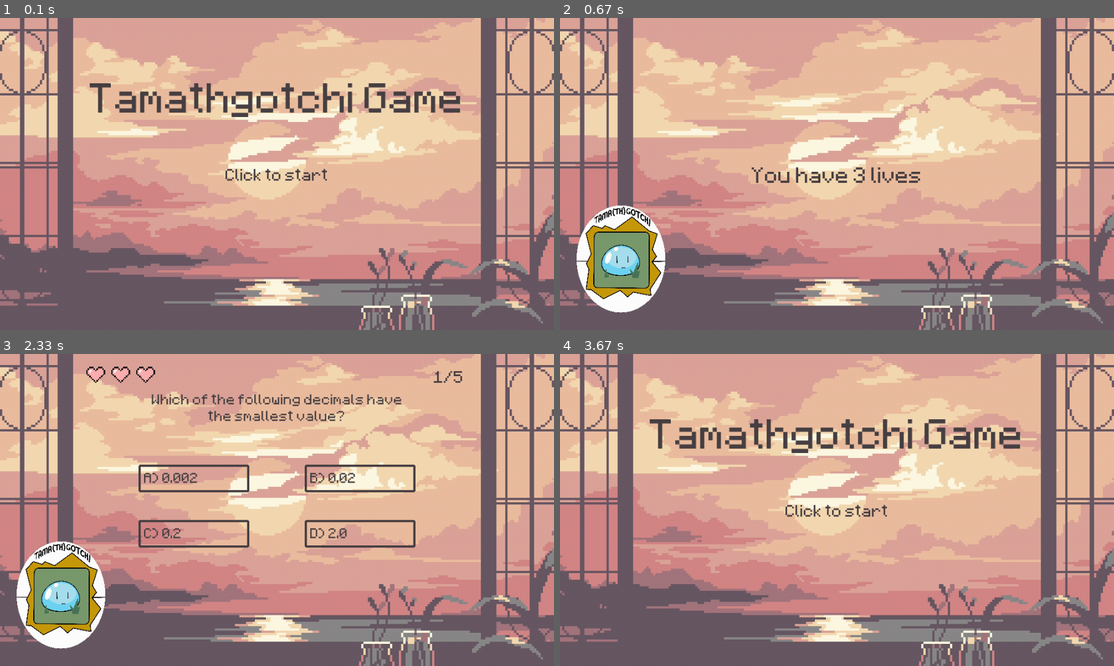
Above: before the commit, frames 1-4 (two rows, left to right).
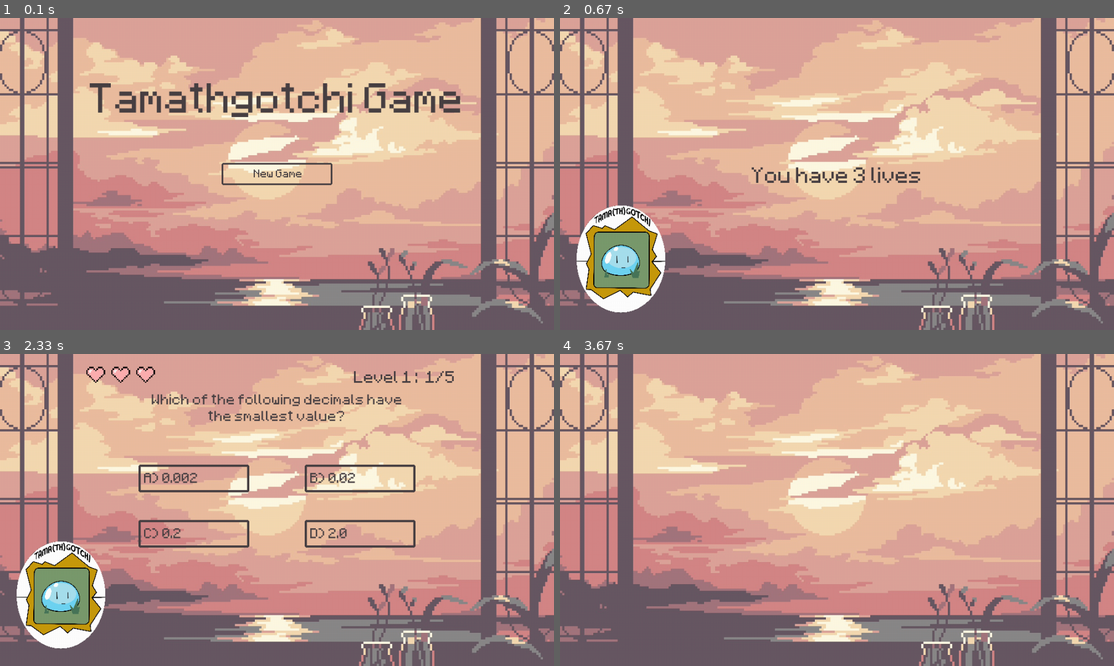
Above: after the commit, the same moments.

Repository: umidkwhattoputasname/IST-math-game
Game: pygame game, started from pygame.py
Same seed, same stepped clock (60 frames per second), same inputs: the game is played once before the commit and once after it.
Inputs (mouse positions are in pixels of both pictures, inside the frame that each line leads up to):
- Up to frame 1 (0.1 s): no input
- Up to frame 2 (0.67 s): click (837, 174) at 0.38 s
- Up to frame 3 (2.33 s): press the mouse at (277, 510) at 0.7 s; move the mouse to (182, 453) at 0.8 s; release the mouse at (94, 397) at 0.93 s; press the mouse at (277, 510) at 1.03 s; move the mouse to (254, 516) at 1.13 s; release the mouse at (238, 522) at 1.27 s; press the mouse at (277, 510) at 1.37 s; move the mouse to (360, 506) at 1.47 s; release the mouse at (448, 503) at 1.6 s; press the mouse at (277, 510) at 1.7 s; move the mouse to (337, 469) at 1.8 s; release the mouse at (398, 432) at 1.93 s; press the mouse at (277, 510) at 2.03 s; move the mouse to (337, 488) at 2.13 s; release the mouse at (404, 463) at 2.27 s
- Up to frame 4 (3.67 s): press the mouse at (920, 478) at 2.37 s; move the mouse to (909, 435) at 2.47 s; release the mouse at (892, 394) at 2.6 s; press the mouse at (920, 478) at 2.7 s; move the mouse to (903, 500) at 2.8 s; release the mouse at (892, 522) at 2.93 s; press the mouse at (920, 534) at 3.03 s; move the mouse to (859, 569) at 3.13 s; release the mouse at (803, 606) at 3.27 s; press the mouse at (831, 506) at 3.37 s; move the mouse to (731, 481) at 3.47 s; release the mouse at (632, 453) at 3.6 s

The runs differ from the first frame. In frame 1, 0.7% of the frame differs, in the area x 40-60%, y 46-54%; in frame 2, nothing differs; in frame 3, 0.3%; in frame 4, 2.8%, in the area x 16-84%, y 20-53%.

Commit message:
Update pygame.py

Diff:
--- a/pygame.py
+++ b/pygame.py
@@ -26,10 +26,7 @@
 text = font.render('Tamathgotchi Game', True, test)  #text, smth, text colour, box colour
 textRect = text.get_rect()
 textRect.center = (X//2,Y//4)
-startfont = pygame.font.Font('Style/minecraft_font.ttf',24)  #font, size
-start = startfont.render('Click to start', True, test)  #text, smth, text colour, box colour
-startRect = start.get_rect()
-startRect.center = (X//2,Y//2)
+
 
 #Sprites
 width_sprite,height_sprite = 175,250
@@ -73,14 +70,22 @@
         running = False
 
 def infopages(): #formatting for first few pages and instructions
+    startfont = pygame.font.Font('Style/minecraft_font.ttf',16)  #font, size
+    start = startfont.render('New Game', True, test)  #text, smth, text colour, box colour
+    continuing = startfont.render('Continue Game', True, test)  #text, smth, text colour, box colour
     infofont = pygame.font.Font('Style/minecraft_font.ttf',32)
     instructions = "You have 3 lives"
     info = infofont.render(instructions, True, test)
     infoRect = info.get_rect()
     infoRect.center = (X//2,Y//2)
-    if page_no == 0:
+    if page_no == -1:
+        pygame.draw.rect(window, test, pygame.Rect(400,262,200,40), 3,3) #screen, colour, position[x,y,width,height], fill/border, corners
+        window.blit(start,(458,270))
         window.blit(text, textRect)         #Text/title
-        window.blit(start,startRect)
+        if os.path.exists("variables.pkl"):
+            pygame.draw.rect(window, test, pygame.Rect(400,330,200,40), 3,3) #screen, colour, position[x,y,width,height], fill/border, corners
+            window.blit(continuing,(432,338))
+            window.blit(text, textRect)         #Text/title
 
     if page_no == 1 :
         window.blit(normal,postion_sprite)
@@ -1450,10 +1455,15 @@
 def sprite(): #posiitioning for hearts, sprite and score
     font = pygame.font.Font('Style/minecraft_font.ttf',24)  #font, size
     if page_no != 13 and page_no != 99: #don't display score on death and completion screens
-        text = f"{score +1}/5"
+        if page_no == 6:
+            text = f"Level 1 :  {score +1}/5"
+        if page_no == 9:
+            text = f"Level 2 :  {score +1}/5"
+        if page_no == 12:
+            text = f"Level 3 :  {score +1}/5"
         text = font.render(text, True, test)  #text, smth, text colour, box colour
         textRect = text.get_rect()
-        textRect.center = (810,40)
+        textRect.center = (730,40)
         window.blit (text,textRect)
     if page_no !=13:
         if sprite_no == 1:  #sprite for first question
@@ -1495,7 +1505,7 @@
 
 
 
-page_no = 0     #page number
+page_no = -1     #page number
 question = 1    #starting question --> ends up being randomised for late questions
 
 life = 3        #amount of lives
@@ -1508,17 +1518,8 @@
 
 sprite_no = 1       #costume for sprite, changes depending on right or wrong answer
 
-if os.path.exists("variables.pkl"): #if a file has been created use it if not use starting numbers
-    read_variable_values()
-    page_no = variables[0]
-    question = variables[1]
-    life = variables[2]
-    score = variables[3]
-    numer_list = variables[4]
-    all_questions = variables[5]
-    a = variables[6]
-    change = variables[7]
-    sprite_no = variables[8]
+#if os.path.exists("variables.pkl"): #if a file has been created use it if not use starting numbers
+
 
 
 running = True  #loop variable
@@ -1536,7 +1537,24 @@
                 all_questions = all_questions + 1
         change = 0 #stops generating list
     for event in pygame.event.get():
-        if page_no <= 5:                #stops page turning after instructions
+        if page_no == -1:
+            if event.type == MOUSEBUTTONUP:
+                if 400 <= mouse[0] <= 600 and 262 <= mouse[1] <= 302:
+                    page_no = page_no + 1
+                if os.path.exists("variables.pkl"):
+                    if 400 <= mouse[0] <= 600 and 330 <= mouse[1] <= 370:
+                        read_variable_values()
+                        page_no = variables[0] #400,330,200,40
+                        question = variables[1]
+                        life = variables[2]
+                        score = variables[3]
+                        numer_list = variables[4]
+                        all_questions = variables[5]
+                        a = variables[6]
+                        change = variables[7]
+                        sprite_no = variables[8]
+
+        if 0 <= page_no <= 5:                #stops page turning after instructions
             if event.type == MOUSEBUTTONUP: #if mouse clicked
                 page_no = page_no + 1
 
@@ -1617,7 +1635,7 @@
                 change = 1  #generates another question list
                 sprite_no = 1
             elif complete() == False:   #same thing but page goes to title page
-                page_no = -1
+                page_no = -2
                 question = 1
                 score = 0
                 life = 3
@@ -1634,7 +1652,7 @@
                 a = 0
                 sprite_no = 1
             elif fail() == False: #reset variable and go to home page
-                page_no = -1
+                page_no = -2
                 question = 1
                 score = 0
                 life = 3
